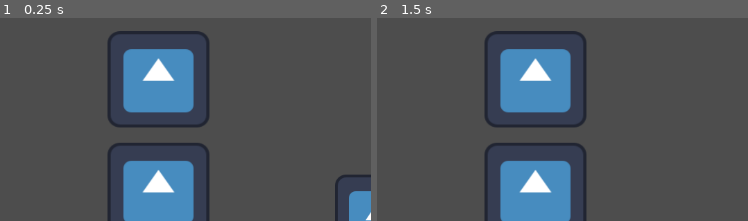
Above: before the commit, frames 1-2 (left to right).
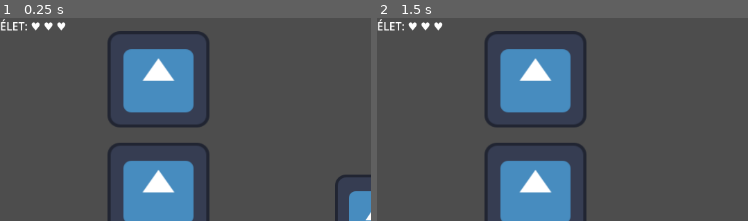
Above: after the commit, the same moments.

Repository: OsSatya4/data-driven-edu-rpg
Game: Godot game, scene res://Scenes/mainScene.tscn
Two runs of this game, one before a commit and one after it. Both use one fixed random seed, a clock stepped at 60 frames per second and the inputs below. The engine's default icon, where the game draws it, is replaced by a stand-in: a white triangle on a blue panel in a dark square.
Inputs:
- Up to frame 1 (0.25 s): no input
- Up to frame 2 (1.5 s): tap Enter at 0.5 s; hold Right (ui_right) 0.53-1.28 s; hold Down (ui_down) from 1.28 s (still down)
The pictures show only the part of the screen within x 0-50%, y 0-50%; the shares and areas given below are measured in that part.

The runs differ from the first frame. In frame 1, 0.4% of the frame differs, in the area x 0-18%, y 0-7%; in frame 2, 0.4%.

Commit message:
feat: implement hp logic and setup game over ui

Diff:
--- /dev/null
+++ b/Scenes/game_over_ui.tscn
@@ -0,0 +1,47 @@
+[gd_scene load_steps=2 format=3 uid="uid://lgxfkpcffcit"]
+
+[ext_resource type="Script" uid="uid://cdrgyqke0c3es" path="res://Scripts/game_over_ui.gd" id="1_vvx4t"]
+
+[node name="GameOverUI" type="Control"]
+layout_mode = 3
+anchors_preset = 0
+offset_right = 40.0
+offset_bottom = 40.0
+script = ExtResource("1_vvx4t")
+
+[node name="ColorRect" type="ColorRect" parent="."]
+layout_mode = 0
+offset_left = 377.0
+offset_top = 164.0
+offset_right = 763.0
+offset_bottom = 355.0
+color = Color(0.0142752, 0.0142752, 0.0142752, 1)
+
+[node name="Label" type="Label" parent="."]
+layout_mode = 0
+offset_left = 451.0
+offset_top = 195.0
+offset_right = 687.0
+offset_bottom = 274.0
+text = "Game Over!"
+horizontal_alignment = 1
+vertical_alignment = 1
+
+[node name="Restart" type="Button" parent="."]
+layout_mode = 0
+offset_left = 464.0
+offset_top = 290.0
+offset_right = 557.0
+offset_bottom = 321.0
+text = "Újraindítás"
+
+[node name="Exit" type="Button" parent="."]
+layout_mode = 0
+offset_left = 599.0
+offset_top = 291.0
+offset_right = 663.0
+offset_bottom = 322.0
+text = "Kilépés"
+
+[connection signal="pressed" from="Restart" to="." method="_on_restart_pressed"]
+[connection signal="pressed" from="Exit" to="." method="_on_exit_pressed"]
--- a/Scenes/mainScene.tscn
+++ b/Scenes/mainScene.tscn
@@ -1,9 +1,10 @@
-[gd_scene load_steps=5 format=3 uid="uid://be5773mtg8a28"]
+[gd_scene load_steps=6 format=3 uid="uid://be5773mtg8a28"]
 
 [ext_resource type="PackedScene" uid="uid://reb7s4xp0idd" path="res://Scenes/player.tscn" id="2_ly6xb"]
 [ext_resource type="PackedScene" uid="uid://baycyqokwt73m" path="res://Scenes/chest.tscn" id="3_hewda"]
 [ext_resource type="PackedScene" uid="uid://437uj0qsctvp" path="res://Scenes/question_ui.tscn" id="3_m8nr8"]
 [ext_resource type="Script" uid="uid://d4mtth0iyw21i" path="res://Scripts/question_ui.gd" id="4_m8nr8"]
+[ext_resource type="PackedScene" uid="uid://lgxfkpcffcit" path="res://Scenes/game_over_ui.tscn" id="5_47rga"]
 
 [node name="Main" type="Node2D"]
 
@@ -25,3 +26,11 @@
 offset_right = 57.0
 offset_bottom = 160.0
 script = ExtResource("4_m8nr8")
+
+[node name="HealthLabel" type="Label" parent="Node2D"]
+offset_right = 103.0
+offset_bottom = 32.0
+text = "ÉLET: ♥ ♥ ♥"
+
+[node name="GameOverUI" parent="Node2D" instance=ExtResource("5_47rga")]
+visible = false
--- /dev/null
+++ b/Scripts/game_over_ui.gd
@@ -0,0 +1,16 @@
+extends Control
+
+
+# Called when the node enters the scene tree for the first time.
+func _ready() -> void:
+	pass # Replace with function body.
+
+
+# Called every frame. 'delta' is the elapsed time since the previous frame.
+func _process(delta: float) -> void:
+	pass
+
+func _on_restart_pressed():
+	get_tree().reload_current_scene()
+func _on_exit_pressed():
+	get_tree().quit()
--- a/Scripts/question_ui.gd
+++ b/Scripts/question_ui.gd
@@ -5,8 +5,11 @@
 @onready var button_2 = $Panel/VBoxContainer/GridContainer/Button2
 @onready var button_3 = $Panel/VBoxContainer/GridContainer/Button3
 @onready var button_4 = $Panel/VBoxContainer/GridContainer/Button4
+@onready var health_label=$"../HealthLabel"
+@onready var game_over_ui=$"../GameOverUI"
 
 var current_correct_index=-1
+var hp=3
 
 func _ready():
 	hide()
@@ -19,6 +22,11 @@
 func show_question(questions: String, answers:Array, correct_index:int):
 	question_label.text=questions
 
+	button_1.modulate=Color.WHITE
+	button_2.modulate=Color.WHITE
+	button_3.modulate=Color.WHITE
+	button_4.modulate=Color.WHITE
+
 	button_1.text=answers[0]
 	button_2.text=answers[1]
 	button_3.text=answers[2]
@@ -29,8 +37,24 @@
 	show()
 
 func check_answer(selected_index:int):
+	var buttons=[button_1,button_2,button_3,button_4]
+	var pressed_button=buttons[selected_index]
+
 	if selected_index==current_correct_index:
 		print("HELYES VÁLASZ!")
+		pressed_button.modulate=Color.GREEN
 	else:
 		print("ROSSZ VÁLASZ!")
+		pressed_button.modulate=Color.RED
+
+		hp-=1
+		if hp==2:
+			health_label.text="ÉLET: ♥ ♥"
+		elif hp==1:
+			health_label.text="ÉLET: ♥ "
+		elif  hp<=0:
+			health_label.text="VÉGE A JÁTÉKNAK"
+			game_over_ui.show()
+
+	await get_tree().create_timer(2.0).timeout
 	hide()
Not shown, added: Scripts/game_over_ui.gd.uid
